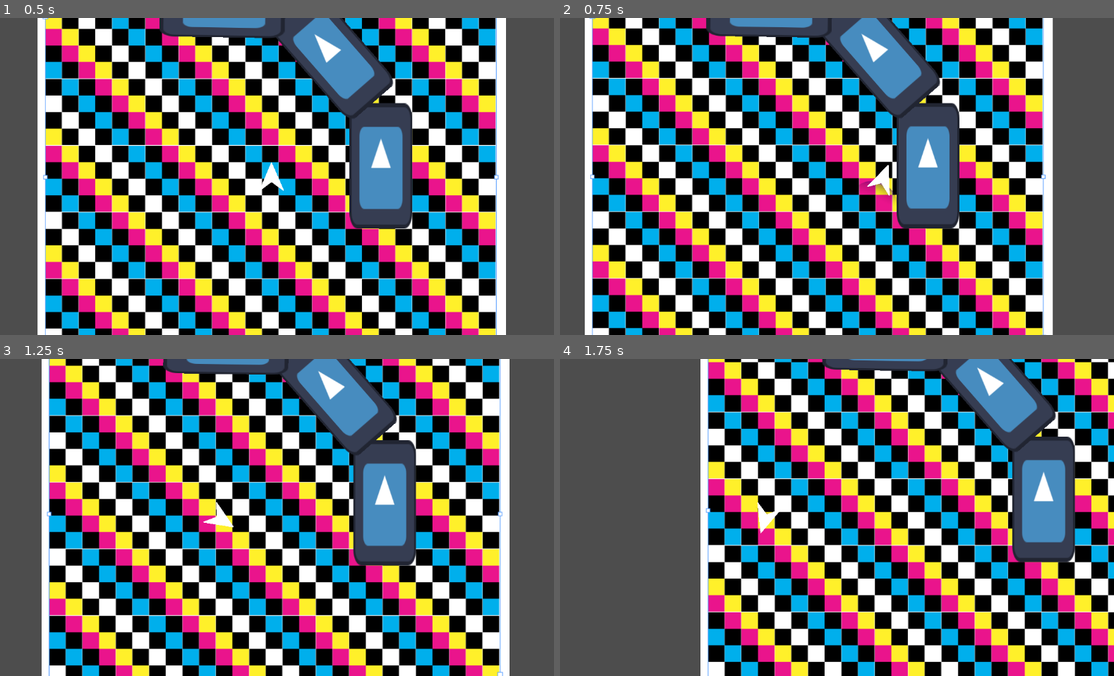
Above: before the commit, frames 1-4 (two rows, left to right).
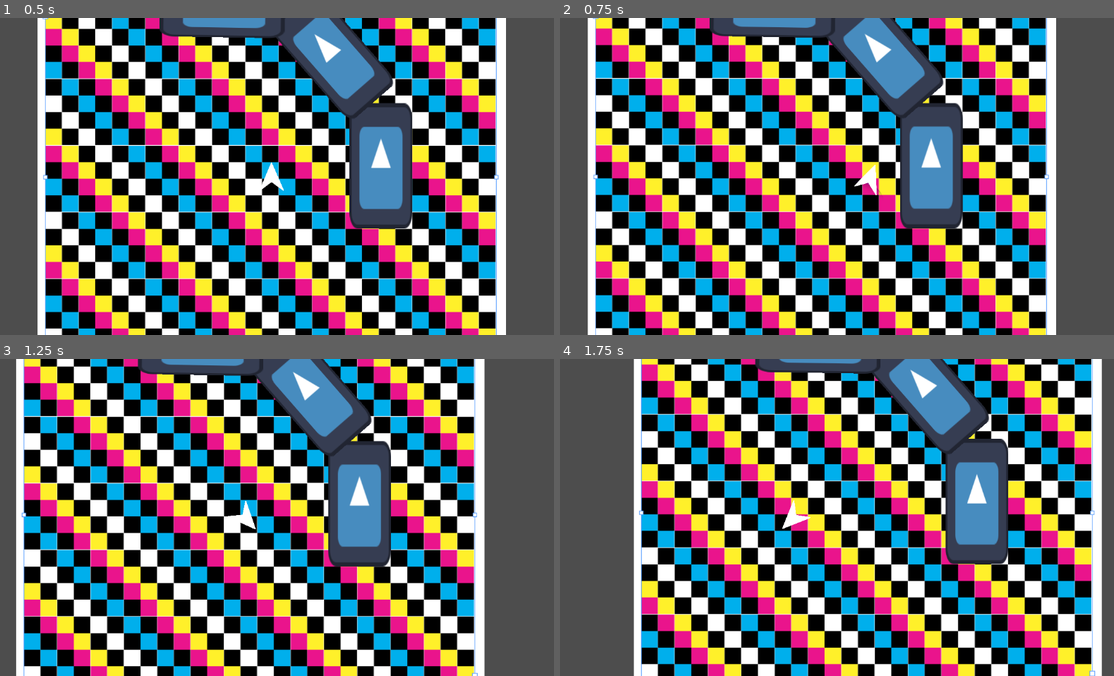
Above: after the commit, the same moments.

Repository: ParadoxArcher/Angle_Advantage
Game: Godot game, scene res://Scenes/GameScene.tscn
Same seed, same stepped clock (60 frames per second), same inputs: the game is played once before the commit and once after it. The engine's default icon, where the game draws it, is replaced by a stand-in: a white triangle on a blue panel in a dark square.
Inputs:
- Up to frame 1 (0.5 s): no input
- Up to frame 2 (0.75 s): tap Enter at 0.5 s; hold D (RotateRight) from 0.53 s (still down); tap Space (Dodge) at 0.6 s
- Up to frame 3 (1.25 s): keep holding D (RotateRight)
- Up to frame 4 (1.75 s): release D (RotateRight) at 1.28 s; hold S (Back) from 1.28 s (still down); tap W (Boost) at 1.35 s; tap Space (Dodge) at 1.55 s

Frame 1 is identical in both runs. In frame 2, 24% of the frame differs, in the area x 4-90%, y 0-100%; in frame 3, 78%; in frame 4, 79%, in the area x 13-100%, y 0-100%.

Commit message:
vault backup: 2025-03-14 11:48:08

Diff:
--- a/zProject Files/Godot/Scenes/BoostDetection.gd
+++ b/zProject Files/Godot/Scenes/BoostDetection.gd
@@ -8,8 +8,6 @@
 func _on_body_shape_entered(body_rid, body, body_shape_index, local_shape_index):
 	if body != Bodies[0]:
 		Bodies.append(body)
-		print(Bodies)
-		# add body to array
 
 func _physics_process(_delta):
 	pass
@@ -20,4 +18,4 @@
 
 func _on_body_shape_exited(body_rid, body, body_shape_index, local_shape_index):
 	if body != Bodies[0]:
-		print(body.position)
+		Bodies.erase(body)
--- a/zProject Files/Godot/Scripts/PlayerScript.gd
+++ b/zProject Files/Godot/Scripts/PlayerScript.gd
@@ -24,7 +24,7 @@
 
 #region Advanced Movement Variables
 ##Dodge Variables
-@export var DodgeSpeed = 1.
+@export var DodgeSpeed = .75
 @export var DodgeRotaAccel = 4.
 
 ##Crash && WallBounce Variables
Not shown, changed: .obsidian/workspace.json
Not shown, changed: DevNotes/ToDoList.md
